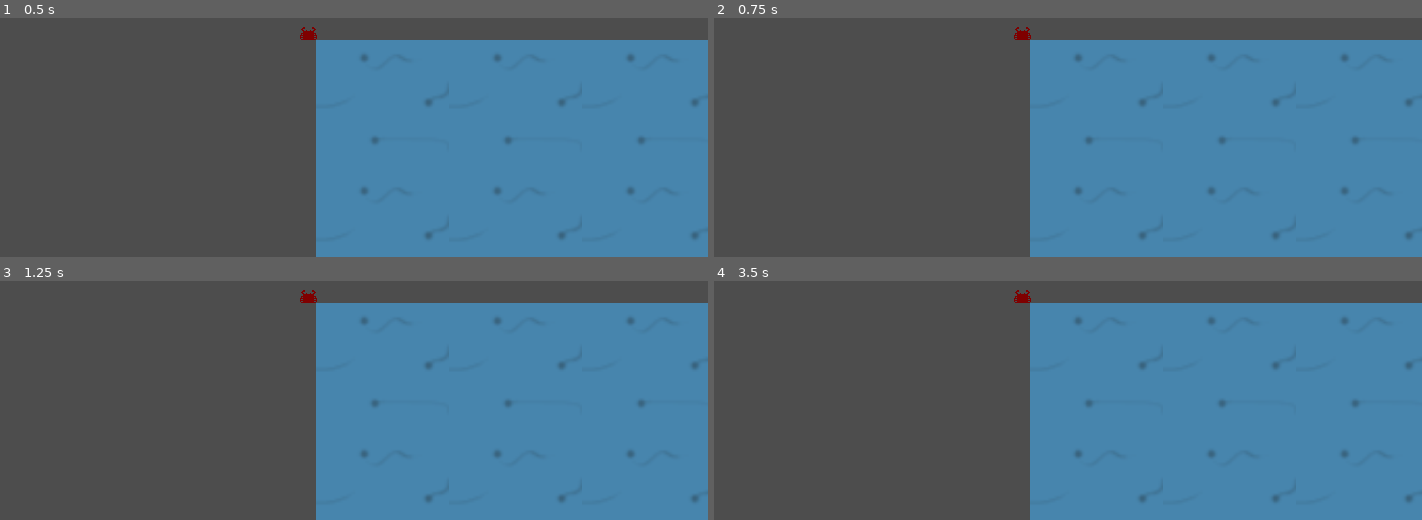
Above: before the commit, frames 1-4 (two rows, left to right).
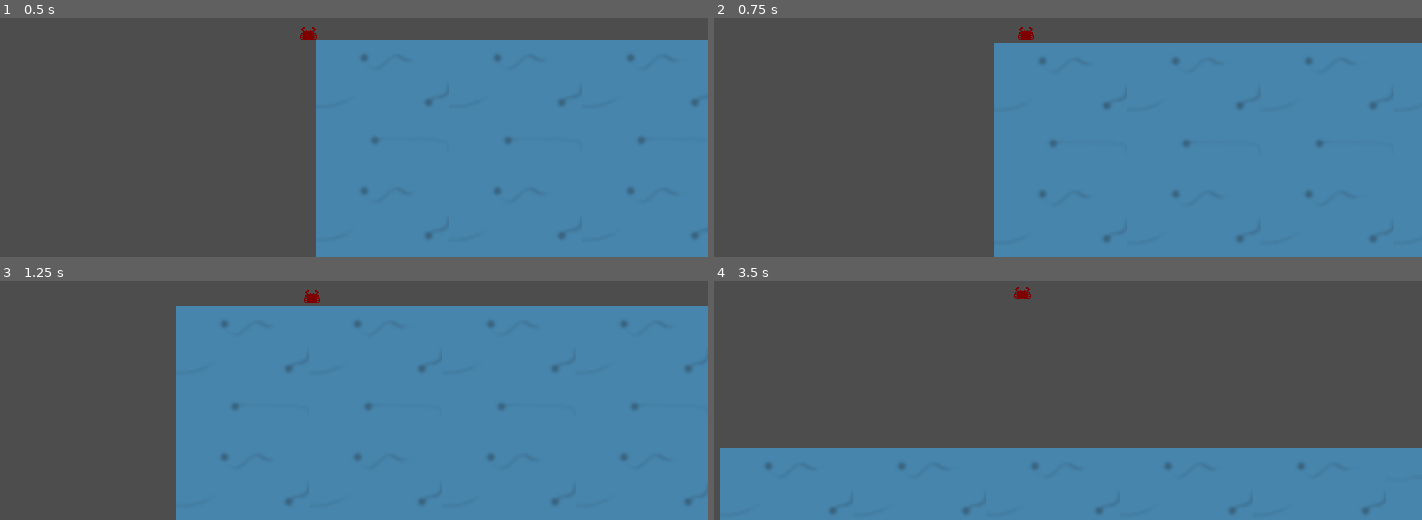
Above: after the commit, the same moments.

Repository: nporposoft/crabs-on-the-island
Game: Godot game, scene res://scenes/island_v1/island_v1.tscn
The game is run twice, just before and just after one commit, with the same random seed, the same clock (stepped at 60 frames per second) and the same inputs.
Inputs:
- Up to frame 1 (0.5 s): no input
- Up to frame 2 (0.75 s): tap Enter at 0.5 s; hold D (move_right) from 0.53 s (still down)
- Up to frame 3 (1.25 s): keep holding D (move_right)
- Up to frame 4 (3.5 s): release D (move_right) at 1.28 s; hold S (move_down) 1.28-2.03 s; tap Space at 2 s; hold D (move_right) 2.03-2.78 s; hold W (move_up) from 2.78 s (still down)

Frame 1 is identical in both runs. In frame 2, 5.9% of the frame differs, in the area x 39-100%, y 3-100%; in frame 3, 19%; in frame 4, 47%, in the area x 0-100%, y 2-100%.
Error before the commit: Invalid access to property or key 'move_speed' on a base object of type 'Dictionary'. (res://crabs/Crab.gd:29)

Commit message:
fix mutator array indexing; add crab default stats

Diff:
--- a/crabs/Crab.gd
+++ b/crabs/Crab.gd
@@ -2,19 +2,20 @@
 
 extends CharacterBody2D
 
-enum CrabStats {
-	HP,
-	STRENGTH,
-	MOVE_SPEED,
-	SOLAR_EFFICIENCY,
-	HARVEST_SPEED,
-	BATTERY_CAPACITY
+var _body_resources: Dictionary
+var _carried_resources: Dictionary
+var _stats: Dictionary = {
+	"size": 1,
+	"hit_points": 10,
+	"strength": 10,
+	"speed": 100,
+	"solar_efficiency": 10,
+	"battery_capacity": 10,
+	"harvest_speed": 10
 }
 
-var _body_resources: Dictionary
-var _carried_resources: Dictionary
-var _stats: Dictionary
-
+# TODO: remove and use _stats instead
+@export var _move_speed: int = 100
 
 func init(body_resources: Dictionary, stats: Dictionary) -> void:
 	_body_resources = body_resources
@@ -26,4 +27,4 @@
 
 
 func move(new_velocity: Vector2) -> void:
-	velocity = new_velocity * _stats.move_speed
+	velocity = new_velocity * _move_speed
--- a/crabs/MutationEngine.gd
+++ b/crabs/Mutator.gd
@@ -1,4 +1,4 @@
-class_name MutationEngine
+class_name Mutator
 
 extends Node
 
@@ -13,25 +13,29 @@
 
 func apply_mutation(stats: Dictionary, mutation: Dictionary) -> Dictionary:
 	var new_stats: Dictionary = stats.duplicate()
-	for stat in mutation.keys:
+	for stat in mutation.keys():
 		new_stats[stat] += new_stats[stat] * (mutation[stat] * 0.01)
 	return new_stats
 
 func get_mutation_options(stats: Dictionary) -> Dictionary:
-	var permutation: Array = permutation_matrices[randi_range(0, permutation_matrices.size())]
-	var affected_attributes: Array[String] = _select_random_attributes(stats.keys, permutation.size())
+	var permutation: Array = permutation_matrices[randi_range(0, permutation_matrices.size() - 1)]
+	var affected_attributes: Array = _select_random_attributes(stats.keys(), permutation.size())
 
 	var mutations: Dictionary
-	for i in permutation.size():
+	for i in affected_attributes.size():
 		mutations[affected_attributes[i]] = permutation[i]
 	return mutations
 
 
-func _select_random_attributes(attributes: Array[String], num_attributes: int) -> Array[String]:
+func _select_random_attributes(attributes: Array, num_attributes: int) -> Array[String]:
+	if num_attributes > attributes.size():
+		push_error("Mutator error: attempting to mutate more attributes than there are")
+		return []
+
 	var selected_attributes: Array[String]
 
 	while (selected_attributes.size() < num_attributes):
-		var attribute: String = attributes[randi_range(0, attributes.size())]
+		var attribute: String = attributes[randi_range(0, attributes.size() - 1)]
 
 		if selected_attributes.has(attribute):
 			continue
--- a/project.godot
+++ b/project.godot
@@ -14,6 +14,10 @@
 run/main_scene="res://scenes/island_v1/island_v1.tscn"
 config/features=PackedStringArray("4.3", "GL Compatibility")
 config/icon="res://icon.svg"
+
+[autoload]
+
+MutationEngine="*res://crabs/Mutator.gd"
 
 [display]
 
